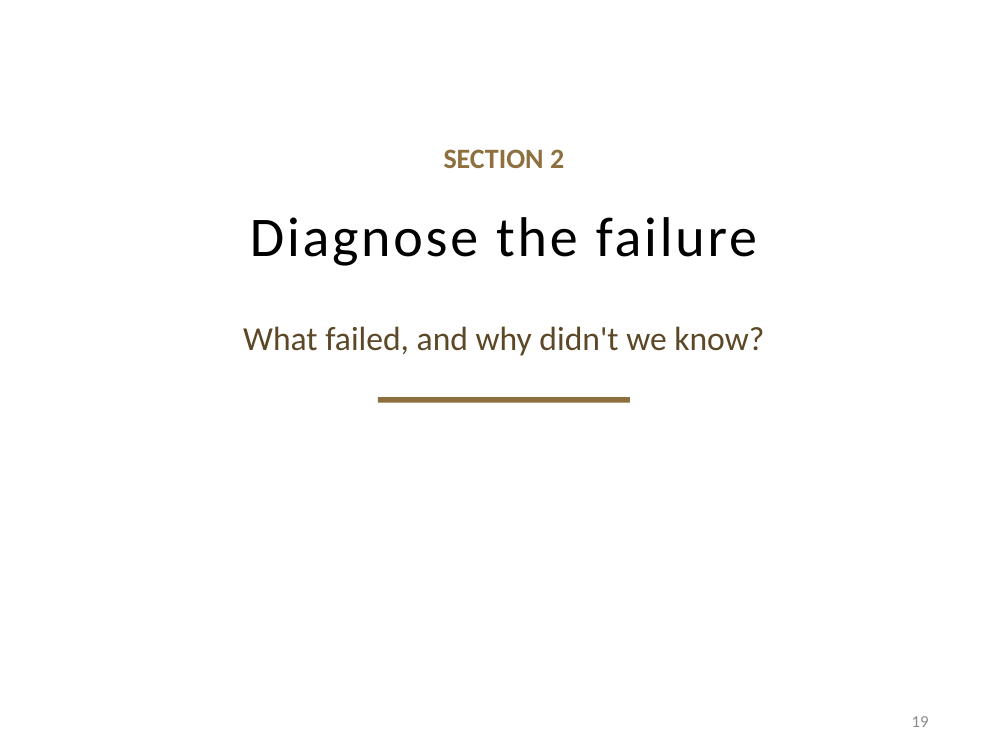
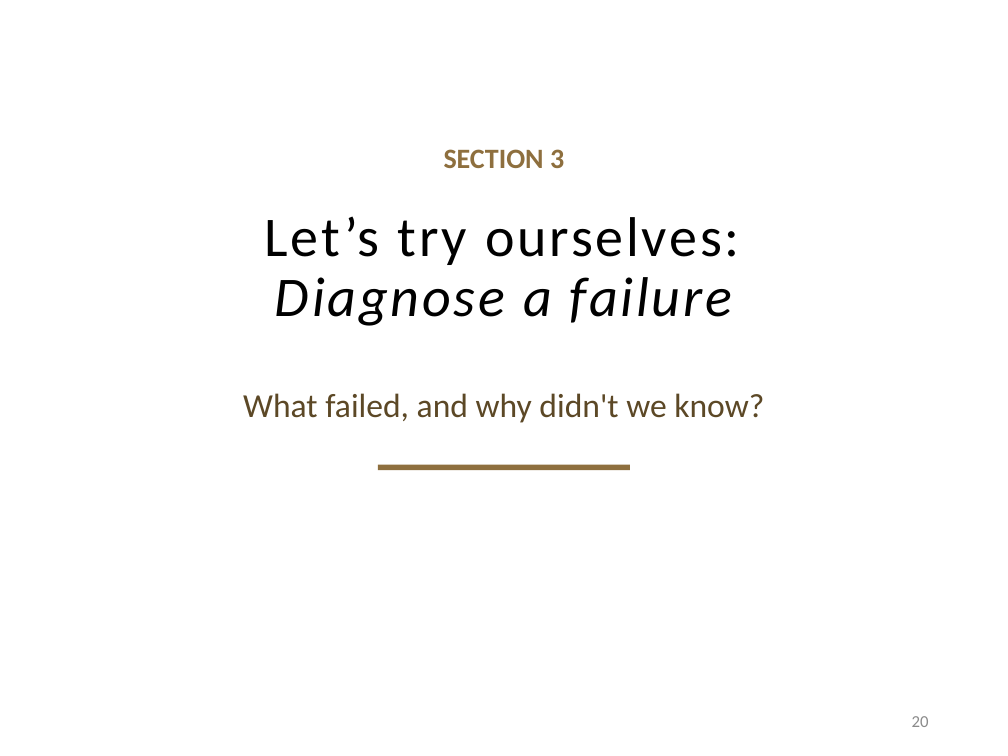
Before and after one commit to davisjam/model-based-agentic-software-engineering, a slide deck: slide 20 of course/lectures/act-2-delegation-and-control/04-failure-aware-engineering/2-4-Failure-Aware-Engineering.pptx (slide 19 before the commit). Drawn at 1008x756 pixels with LibreOffice and Linux fonts; fonts in the diff are those of the drawing; background and template pictures are left out. Boxes give left, top, right and bottom in pixels: in the first picture for what was removed or moved away, otherwise in the second. Text is boxed around its words. In the diff, an @@ line names an element or a change of style, - is before the commit and + after.

```diff
--- a/course/lectures/act-2-delegation-and-control/04-failure-aware-engineering/2-4-Failure-Aware-Engineering.pptx
+++ b/course/lectures/act-2-delegation-and-control/04-failure-aware-engineering/2-4-Failure-Aware-Engineering.pptx
@@ text at bbox=[444, 149, 564, 168]: text changed @@
-SECTION 2
+SECTION 3
@@ title at bbox=[264, 216, 739, 326]: text changed @@
-Diagnose the failure
+Let’s try ourselves:
+Diagnose a failure
@@ text "What failed, and why didn't ...": place and size @@
-text "What failed, and why didn't ..." at bbox=[243, 326, 764, 356]
+text "What failed, and why didn't ..." at bbox=[243, 393, 764, 423]
@@ rectangle: place and size @@
-rectangle at bbox=[378, 397, 630, 403]
+rectangle at bbox=[378, 465, 630, 471]
@@ page number at bbox=[912, 716, 929, 727]: text changed @@
-19
+20
```
Also in this commit, not shown: 36 other slides changed, 1 slide added.
